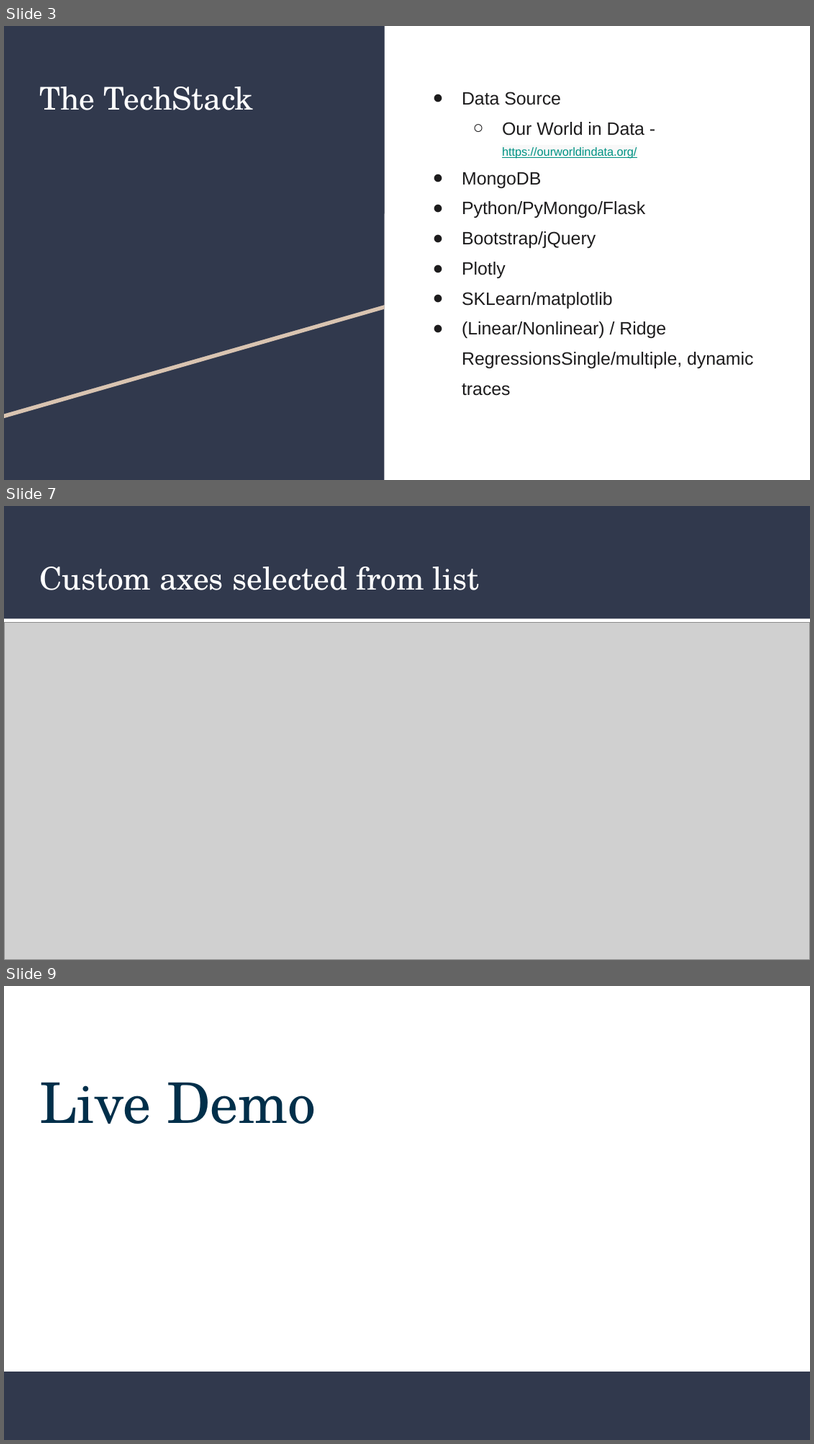
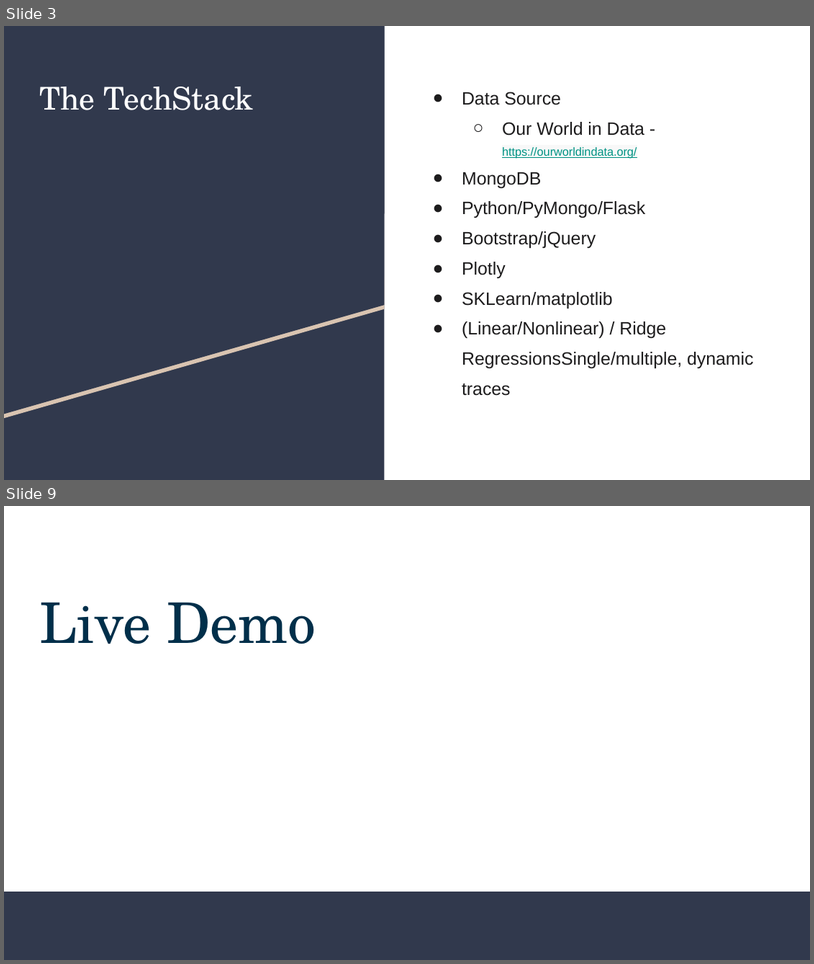
Before and after one commit to whiterabbit2020/final_project, a slide deck: COVID-19.pptx. Shown one above the other, each under a label of ours: slides 3, 7 and 9 before the commit, slides 3 and 9 after it; the slides between them are not shown. The pictures are 814x1444 and 814x964 pixels, drawn with LibreOffice and Linux fonts; fonts in the diff are those of the drawing; grey boxes stand for pictures. Boxes give left, top, right and bottom in pixels: in the first picture for what was removed or moved away, otherwise in the second. Text is boxed around its words. In the diff, an @@ line names an element or a change of style, - is before the commit and + after.

```diff
--- a/COVID-19.pptx
+++ b/COVID-19.pptx
@@ slide 7 removed at (4,506,810,960), background #FFFFFF @@
@@ rectangle removed at (4,506,810,619) @@
@@ title removed at (39,566,479,590) @@
-Custom axes selected from list
@@ picture removed at (4,622,810,959) @@
```
Also in this commit, not shown: 3 slides changed, 2 slides added, 1 other slide removed, 6 other files.
